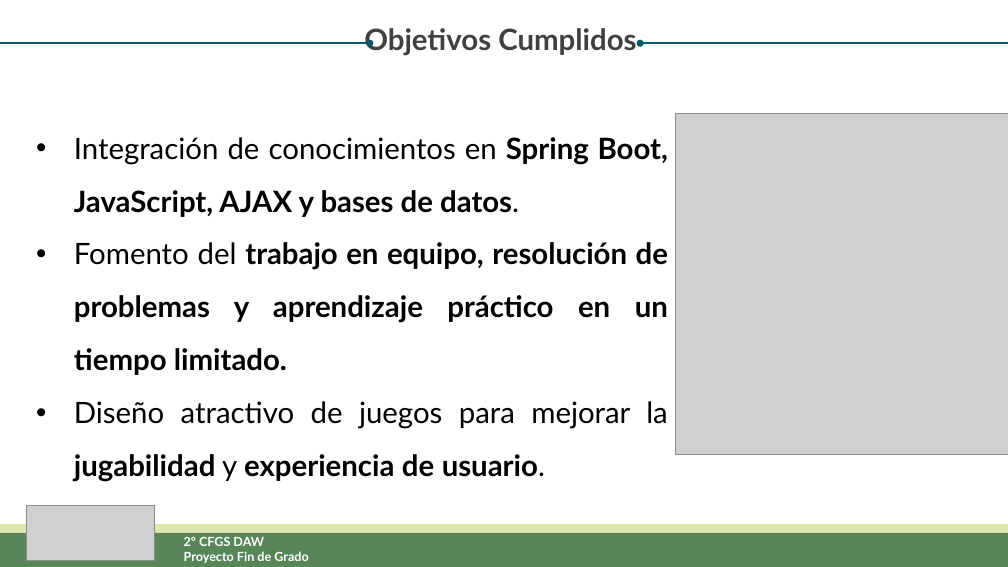
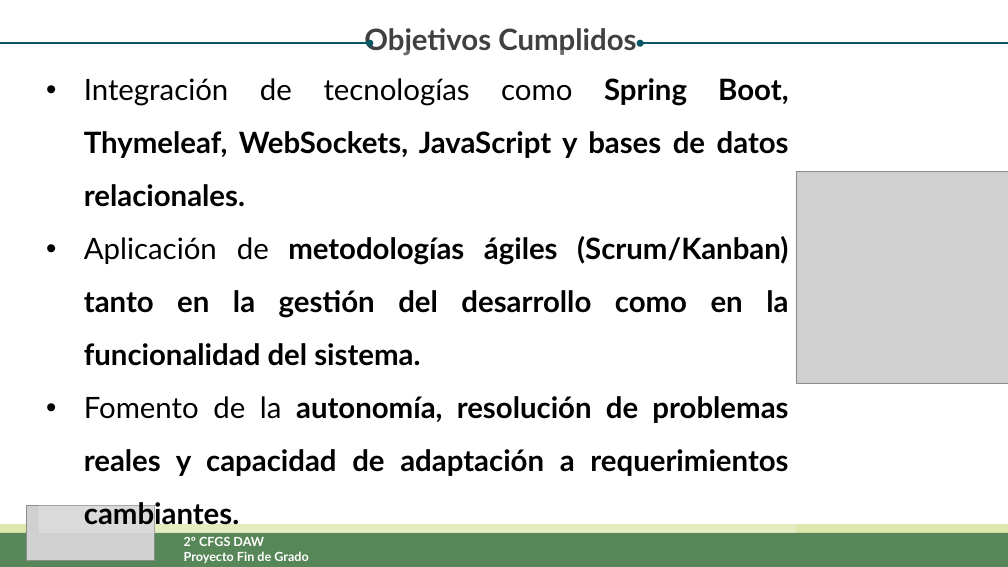
Before and after one commit to DiegoArroyo04/TotalTasks, a slide deck: slide 13 of Documentation/Proyecto Transversal.pptx. Drawn at 1008x567 pixels with LibreOffice and Linux fonts; fonts in the diff are those of the drawing; grey boxes stand for pictures; background and template pictures are left out. Boxes give left, top, right and bottom in pixels: in the first picture for what was removed or moved away, otherwise in the second. Text is boxed around its words. In the diff, an @@ line names an element or a change of style, - is before the commit and + after.

```diff
--- a/Documentation/Proyecto Transversal.pptx
+++ b/Documentation/Proyecto Transversal.pptx
@@ rectangle "Integración de tecnologías como Spring ...": place and size @@
-rectangle "Integración de tecnologías como Spring ..." at [74, 137, 668, 482]
+rectangle "Integración de tecnologías como Spring ..." at [39, 50, 796, 533]
@@ text in rectangle at [84, 78, 789, 530]: text changed @@
-• Integración de conocimientos en Spring Boot, JavaScript, AJAX y bases de datos.
-• Fomento del trabajo en equipo, resolución de problemas y aprendizaje práctico en un tiempo limitado.
-• Diseño atractivo de juegos para mejorar la jugabilidad y experiencia de usuario.
+• Integración de tecnologías como Spring Boot, Thymeleaf, WebSockets, JavaScript y bases de datos relacionales.
+• Aplicación de metodologías ágiles (Scrum/Kanban) tanto en la gestión del desarrollo como en la funcionalidad del sistema.
+• Fomento de la autonomía, resolución de problemas reales y capacidad de adaptación a requerimientos cambiantes.
@@ picture: place and size @@
-picture at [675, 113, 1008, 454]
+picture at [796, 171, 1008, 383]
```
Also in this commit, not shown: 2 other slides changed, 2 other files.
